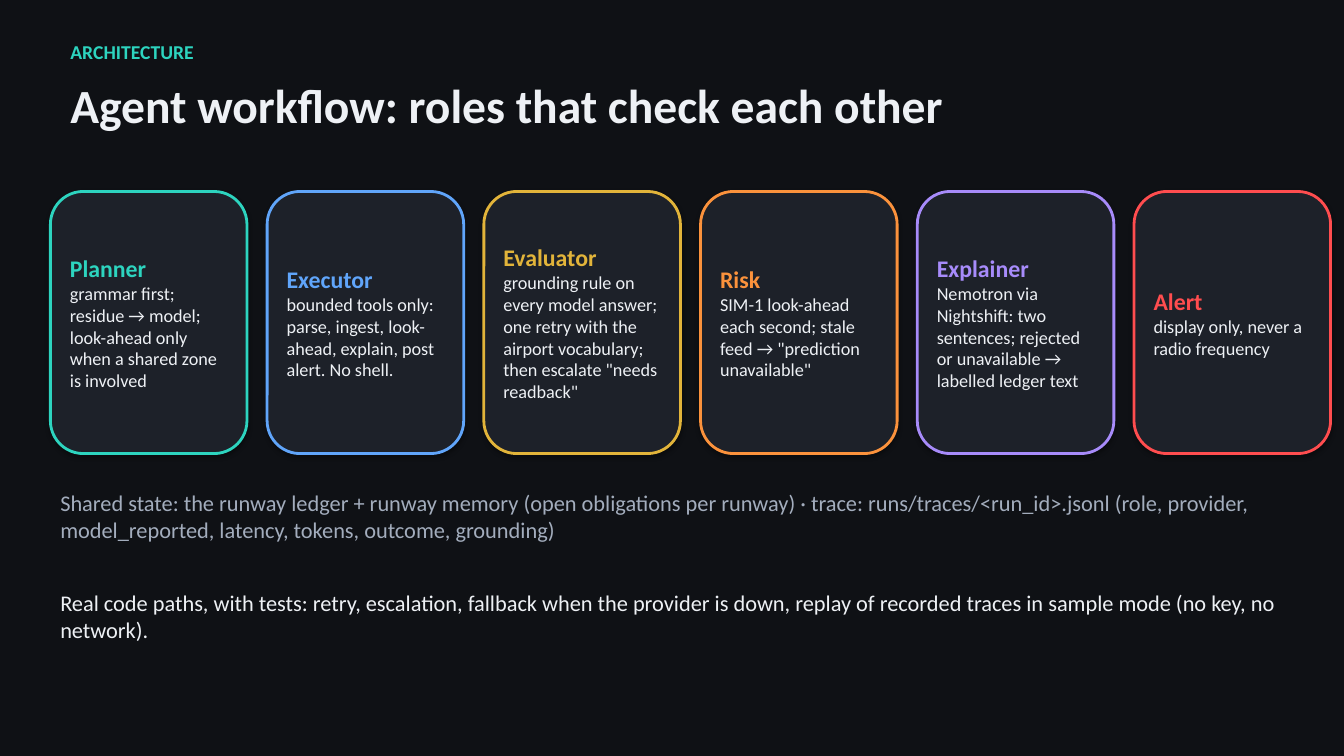
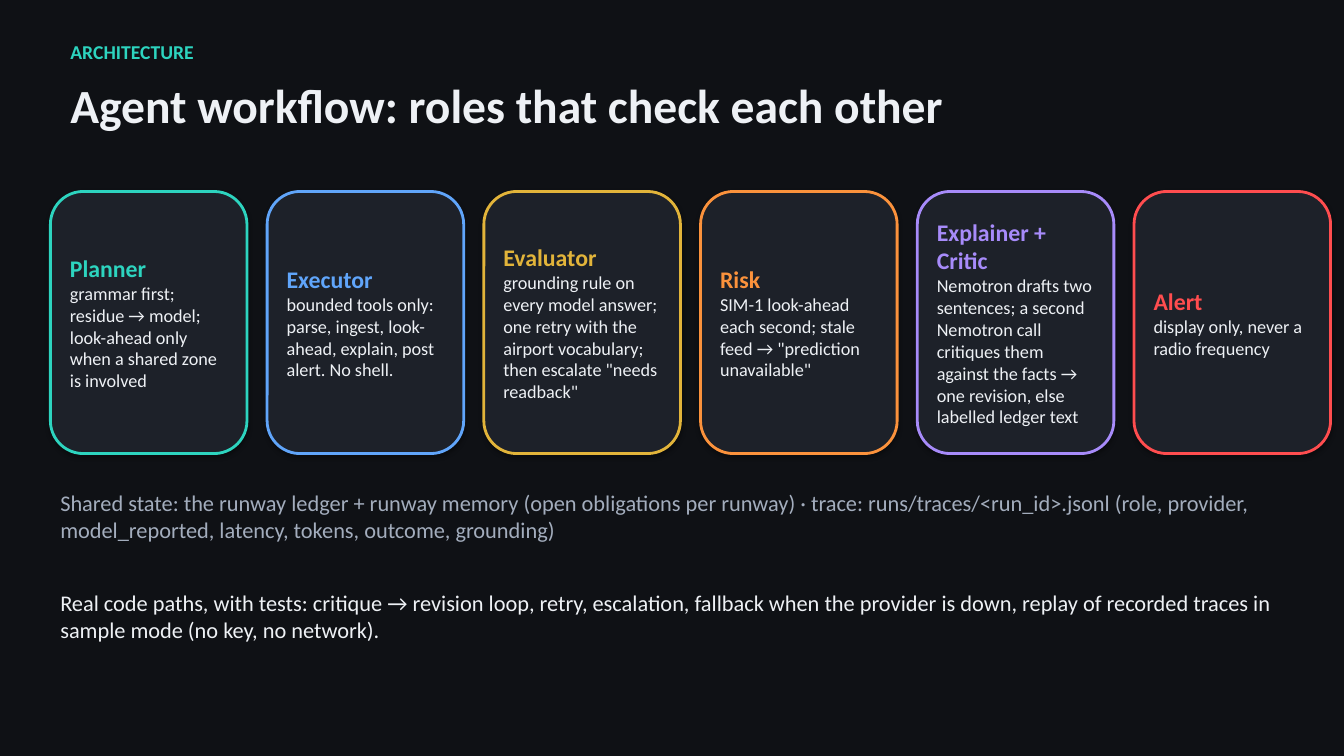
Before and after one commit to francolinx/gmaps, a slide deck: slide 4 of docs/deck/GMAPS_Open_Agent_2026.pptx. Drawn at 1344x756 pixels with LibreOffice and Linux fonts; fonts in the diff are those of the drawing. Boxes give left, top, right and bottom in pixels: in the first picture for what was removed or moved away, otherwise in the second. Text is boxed around its words. In the diff, an @@ line names an element or a change of style, - is before the commit and + after.

```diff
--- a/docs/deck/GMAPS_Open_Agent_2026.pptx
+++ b/docs/deck/GMAPS_Open_Agent_2026.pptx
@@ text in rounded rectangle at <box>937,224,1091,426</box>: text changed @@
-Explainer
-Nemotron via Nightshift: two sentences; rejected or unavailable → labelled ledger text
+Explainer + Critic
+Nemotron drafts two sentences; a second Nemotron call critiques them against the facts → one revision, else labelled ledger text
@@ text at <box>60,595,1270,642</box>: text changed @@
-Real code paths, with tests: retry, escalation, fallback when the provider is down, replay of recorded traces in sample mode (no key, no network).
+Real code paths, with tests: critique → revision loop, retry, escalation, fallback when the provider is down, replay of recorded traces in sample mode (no key, no network).
```
Also in this commit, not shown: 1 other file.
